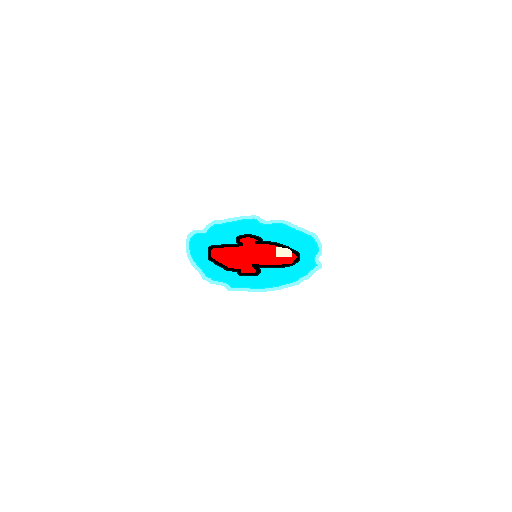
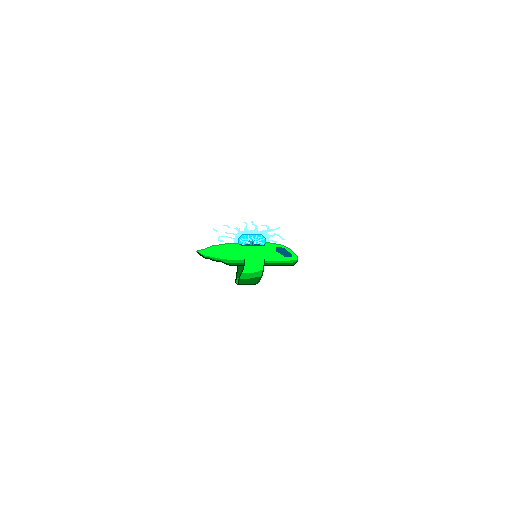
Layers edited between the first and the second 512x512 image:
painted on "Layer 1" over [186, 215, 322, 292]
